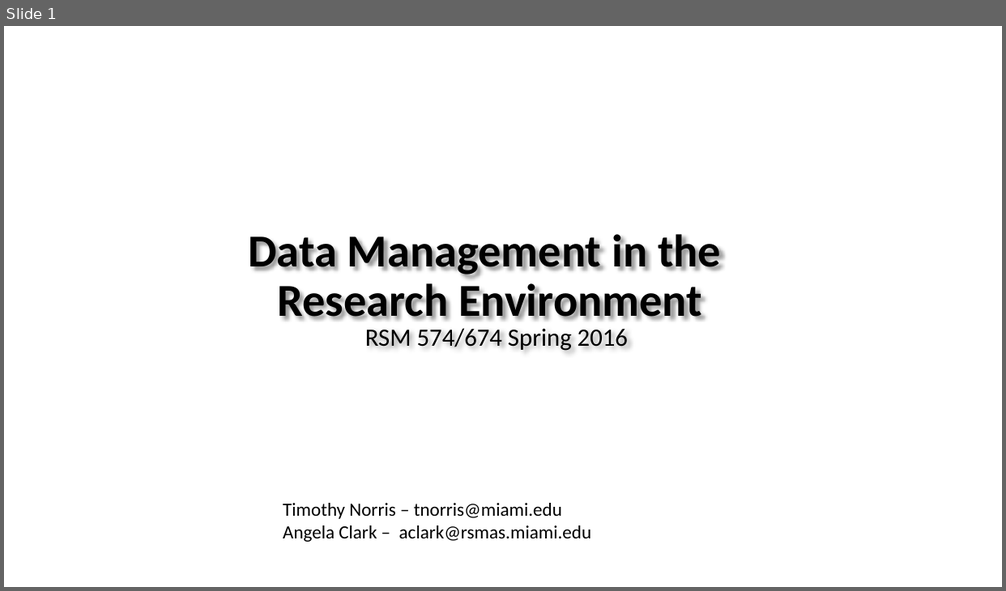
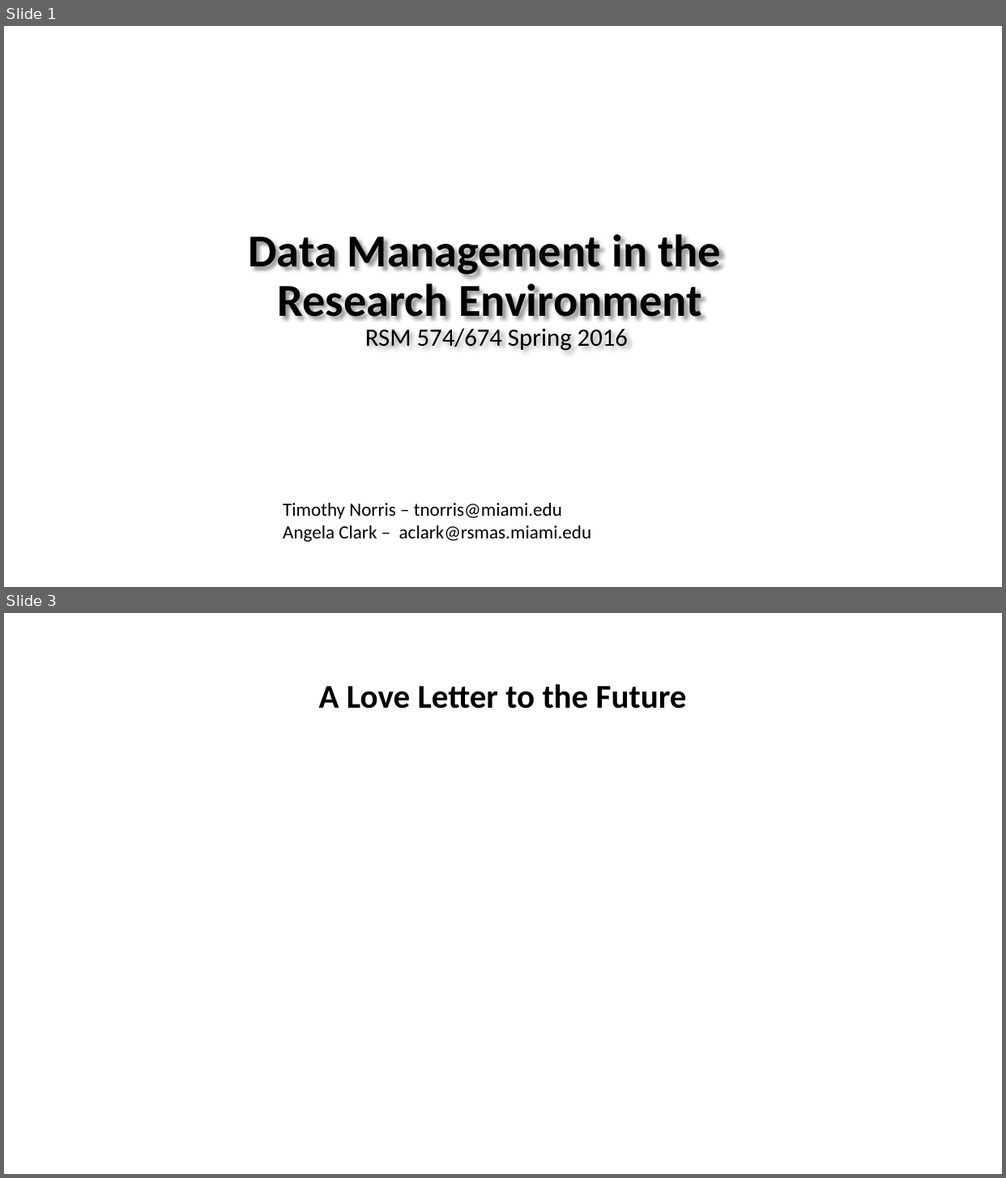
Before and after one commit to tibbben/teaching.data.literacy, a slide deck: UM_DataManagementClass/Lessons/08/08_FirstMeeting.pptx. Shown one above the other, each under a label of ours: slide 1 before the commit, slides 1 and 3 after it; the slides between them are not shown. The pictures are 1006x591 and 1006x1178 pixels, drawn with LibreOffice and Linux fonts; fonts in the diff are those of the drawing; background and template pictures are left out. Boxes give left, top, right and bottom in pixels: in the first picture for what was removed or moved away, otherwise in the second. Text is boxed around its words. In the diff, an @@ line names an element or a change of style, - is before the commit and + after.

```diff
--- a/UM_DataManagementClass/Lessons/08/08_FirstMeeting.pptx
+++ b/UM_DataManagementClass/Lessons/08/08_FirstMeeting.pptx
@@ slide 3 added at <box>4,613,1002,1174</box>, background #FFFFFF @@
@@ title added at <box>319,684,687,709</box>, 32 pt, text #000000, bold @@
+A Love Letter to the Future
```
Also in this commit, not shown: 1 slide changed, 1 other slide added, 1 other file.
